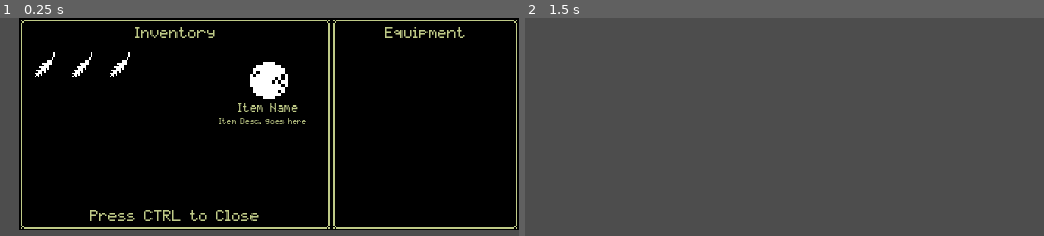
Above: before the commit, frames 1-2 (left to right).
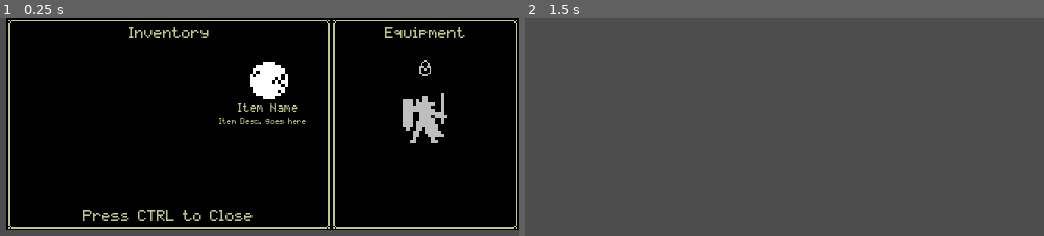
Above: after the commit, the same moments.

Repository: ChrisGlenn/tdaci
Game: Godot game, scene res://Scenes/UI/Inventory_Menu/inventory_menu.tscn
The game is run twice, just before and just after one commit, with the same random seed, the same clock (stepped at 60 frames per second) and the same inputs. This scene is started directly instead of the project's main scene.
Inputs:
- Up to frame 1 (0.25 s): no input
- Up to frame 2 (1.5 s): tap Enter at 0.5 s; hold Right (ci_RIGHT) 0.53-1.28 s; tap Space (ci_A) at 0.6 s; tap Escape (ci_START) at 1.25 s; hold Down (ci_DOWN) from 1.28 s (still down); tap Ctrl (ci_B) at 1.35 s

The runs differ from the first frame. In frame 1, 5.2% of the frame differs, in the area x 1-87%, y 0-98%; in frame 2, nothing differs.

Commit message:
10/11/2024 AFTERNOON

Diff:
--- a/Scenes/UI/Inventory_Menu/inventory_menu.tscn
+++ b/Scenes/UI/Inventory_Menu/inventory_menu.tscn
@@ -1,23 +1,24 @@
-[gd_scene load_steps=5 format=3 uid="uid://mwk84o4qjxq3"]
+[gd_scene load_steps=6 format=3 uid="uid://mwk84o4qjxq3"]
 
 [ext_resource type="PackedScene" uid="uid://cax0kv3jxjlwc" path="res://Scenes/UI/UI_NinePatch/ui_nine_patch.tscn" id="1_1ggch"]
 [ext_resource type="Script" path="res://Scenes/UI/Inventory_Menu/inventory_menu.gd" id="1_xig8d"]
 [ext_resource type="FontFile" uid="uid://dcbyalkyecj3i" path="res://Fonts/pixelmix.ttf" id="2_umbqu"]
 [ext_resource type="Texture2D" uid="uid://dk4epvxrkmvcs" path="res://Sprites/UI/Items.png" id="3_4xayl"]
+[ext_resource type="Texture2D" uid="uid://brkqbowc8vx1w" path="res://Sprites/UI/Equip_Avatar.png" id="5_dkith"]
 
 [node name="Inventory_Menu" type="CanvasLayer"]
 process_mode = 3
 script = ExtResource("1_xig8d")
 
 [node name="Inventory_Background" parent="." instance=ExtResource("1_1ggch")]
-offset_left = 192.0
+offset_left = 184.0
 offset_right = 392.0
 offset_bottom = 136.0
 
 [node name="INV_Title" type="Label" parent="Inventory_Background"]
 offset_left = 8.0
 offset_top = 5.0
-offset_right = 192.0
+offset_right = 200.0
 offset_bottom = 13.0
 theme_override_colors/font_color = Color(0.74902, 0.792157, 0.529412, 1)
 theme_override_fonts/font = ExtResource("2_umbqu")
@@ -26,7 +27,7 @@
 horizontal_alignment = 1
 
 [node name="Inspector_Sprite" type="Sprite2D" parent="Inventory_Background"]
-position = Vector2(144, 16)
+position = Vector2(152, 16)
 scale = Vector2(2, 2)
 texture = ExtResource("3_4xayl")
 centered = false
@@ -35,9 +36,9 @@
 frame = 256
 
 [node name="Inspector_Title" type="Label" parent="Inventory_Background"]
-offset_left = 132.0
+offset_left = 136.0
 offset_top = 54.0
-offset_right = 188.0
+offset_right = 200.0
 offset_bottom = 62.0
 theme_override_colors/font_color = Color(0.74902, 0.792157, 0.529412, 1)
 theme_override_fonts/font = ExtResource("2_umbqu")
@@ -46,9 +47,9 @@
 horizontal_alignment = 1
 
 [node name="Inspector_Desc" type="Label" parent="Inventory_Background"]
-offset_left = 128.0
+offset_left = 136.0
 offset_top = 64.0
-offset_right = 192.0
+offset_right = 200.0
 offset_bottom = 120.0
 theme_override_colors/font_color = Color(0.74902, 0.792157, 0.529412, 1)
 theme_override_fonts/font = ExtResource("2_umbqu")
@@ -59,7 +60,7 @@
 [node name="Press_Return" type="Label" parent="Inventory_Background"]
 offset_left = 8.0
 offset_top = 122.0
-offset_right = 192.0
+offset_right = 200.0
 offset_bottom = 130.0
 theme_override_colors/font_color = Color(0.74902, 0.792157, 0.529412, 1)
 theme_override_fonts/font = ExtResource("2_umbqu")
@@ -70,28 +71,164 @@
 [node name="Inventory_Slots" type="Node2D" parent="Inventory_Background"]
 
 [node name="Slot1" type="Sprite2D" parent="Inventory_Background/Inventory_Slots"]
-position = Vector2(8, 20)
-texture = ExtResource("3_4xayl")
-centered = false
-hframes = 20
-vframes = 13
-frame = 257
+position = Vector2(12, 20)
+texture = ExtResource("3_4xayl")
+centered = false
+hframes = 20
+vframes = 13
+frame = 259
 
 [node name="Slot2" type="Sprite2D" parent="Inventory_Background/Inventory_Slots"]
-position = Vector2(32, 20)
-texture = ExtResource("3_4xayl")
-centered = false
-hframes = 20
-vframes = 13
-frame = 257
+position = Vector2(36, 20)
+texture = ExtResource("3_4xayl")
+centered = false
+hframes = 20
+vframes = 13
+frame = 259
 
 [node name="Slot3" type="Sprite2D" parent="Inventory_Background/Inventory_Slots"]
-position = Vector2(56, 20)
-texture = ExtResource("3_4xayl")
-centered = false
-hframes = 20
-vframes = 13
-frame = 257
+position = Vector2(60, 20)
+texture = ExtResource("3_4xayl")
+centered = false
+hframes = 20
+vframes = 13
+frame = 259
+
+[node name="Slot4" type="Sprite2D" parent="Inventory_Background/Inventory_Slots"]
+position = Vector2(84, 20)
+texture = ExtResource("3_4xayl")
+centered = false
+hframes = 20
+vframes = 13
+frame = 259
+
+[node name="Slot5" type="Sprite2D" parent="Inventory_Background/Inventory_Slots"]
+position = Vector2(108, 20)
+texture = ExtResource("3_4xayl")
+centered = false
+hframes = 20
+vframes = 13
+frame = 259
+
+[node name="Slot6" type="Sprite2D" parent="Inventory_Background/Inventory_Slots"]
+position = Vector2(12, 44)
+texture = ExtResource("3_4xayl")
+centered = false
+hframes = 20
+vframes = 13
+frame = 259
+
+[node name="Slot7" type="Sprite2D" parent="Inventory_Background/Inventory_Slots"]
+position = Vector2(36, 44)
+texture = ExtResource("3_4xayl")
+centered = false
+hframes = 20
+vframes = 13
+frame = 259
+
+[node name="Slot8" type="Sprite2D" parent="Inventory_Background/Inventory_Slots"]
+position = Vector2(60, 44)
+texture = ExtResource("3_4xayl")
+centered = false
+hframes = 20
+vframes = 13
+frame = 259
+
+[node name="Slot9" type="Sprite2D" parent="Inventory_Background/Inventory_Slots"]
+position = Vector2(84, 44)
+texture = ExtResource("3_4xayl")
+centered = false
+hframes = 20
+vframes = 13
+frame = 259
+
+[node name="Slot10" type="Sprite2D" parent="Inventory_Background/Inventory_Slots"]
+position = Vector2(108, 44)
+texture = ExtResource("3_4xayl")
+centered = false
+hframes = 20
+vframes = 13
+frame = 259
+
+[node name="Slot11" type="Sprite2D" parent="Inventory_Background/Inventory_Slots"]
+position = Vector2(12, 68)
+texture = ExtResource("3_4xayl")
+centered = false
+hframes = 20
+vframes = 13
+frame = 259
+
+[node name="Slot12" type="Sprite2D" parent="Inventory_Background/Inventory_Slots"]
+position = Vector2(36, 68)
+texture = ExtResource("3_4xayl")
+centered = false
+hframes = 20
+vframes = 13
+frame = 259
+
+[node name="Slot13" type="Sprite2D" parent="Inventory_Background/Inventory_Slots"]
+position = Vector2(60, 68)
+texture = ExtResource("3_4xayl")
+centered = false
+hframes = 20
+vframes = 13
+frame = 259
+
+[node name="Slot14" type="Sprite2D" parent="Inventory_Background/Inventory_Slots"]
+position = Vector2(84, 68)
+texture = ExtResource("3_4xayl")
+centered = false
+hframes = 20
+vframes = 13
+frame = 259
+
+[node name="Slot15" type="Sprite2D" parent="Inventory_Background/Inventory_Slots"]
+position = Vector2(108, 68)
+texture = ExtResource("3_4xayl")
+centered = false
+hframes = 20
+vframes = 13
+frame = 259
+
+[node name="Slot16" type="Sprite2D" parent="Inventory_Background/Inventory_Slots"]
+position = Vector2(12, 92)
+texture = ExtResource("3_4xayl")
+centered = false
+hframes = 20
+vframes = 13
+frame = 259
+
+[node name="Slot17" type="Sprite2D" parent="Inventory_Background/Inventory_Slots"]
+position = Vector2(36, 92)
+texture = ExtResource("3_4xayl")
+centered = false
+hframes = 20
+vframes = 13
+frame = 259
+
+[node name="Slot18" type="Sprite2D" parent="Inventory_Background/Inventory_Slots"]
+position = Vector2(60, 92)
+texture = ExtResource("3_4xayl")
+centered = false
+hframes = 20
+vframes = 13
+frame = 259
+
+[node name="Slot19" type="Sprite2D" parent="Inventory_Background/Inventory_Slots"]
+position = Vector2(84, 92)
+texture = ExtResource("3_4xayl")
+centered = false
+hframes = 20
+vframes = 13
+frame = 259
+
+[node name="Slot20" type="Sprite2D" parent="Inventory_Background/Inventory_Slots"]
+position = Vector2(108, 92)
+texture = ExtResource("3_4xayl")
+centered = false
+hframes = 20
+vframes = 13
+frame = 259
 
 [node name="Inventory_Background2" parent="." instance=ExtResource("1_1ggch")]
 offset_left = 392.0
@@ -108,3 +245,20 @@
 theme_override_font_sizes/font_size = 8
 text = "Equipment"
 horizontal_alignment = 1
+
+[node name="Equip_Avatar" type="Sprite2D" parent="Inventory_Background2"]
+position = Vector2(44, 40)
+scale = Vector2(2, 2)
+texture = ExtResource("5_dkith")
+centered = false
+hframes = 3
+
+[node name="Equip_Slots" type="Node2D" parent="Inventory_Background2"]
+
+[node name="helmet_slot" type="Sprite2D" parent="Inventory_Background2/Equip_Slots"]
+position = Vector2(52, 20)
+texture = ExtResource("3_4xayl")
+centered = false
+hframes = 20
+vframes = 13
+frame = 41
--- /dev/null
+++ b/Scripts/Data/items.gd
@@ -0,0 +1,20 @@
+class_name Items
+
+const Items_DB : Dictionary = {
+    "meat" : {
+        "title" : "Cooked Meat",
+        "desc" : "A cooked leg from some kind of fowl. Restores some health.",
+        "type" : "CONSUMABLE",
+        "weight" : 0.2,
+        "value" : 2,
+        "frame" : 53
+    },
+    "health potion" : {
+        "title" : "Health Potion",
+        "desc" : "",
+        "type" : "CONSUMABLE",
+        "weight" : 0.5,
+        "value" : 20,
+        "frame" : 61
+    }
+}
--- a/Scripts/globals.gd
+++ b/Scripts/globals.gd
@@ -35,7 +35,7 @@
     "AC": 2,
     "WPN_DMG": 0,
     "WPN_PEN": 0,
-    "INV": [0,0,0,0,0,0,0,0,0,0,0,0,0,0,0,0,0,0,0,0,0,0,0,0,0],
+    "INV": ["meat"],
     "Spells": [],
     "Dead": false
 }
Binary file changed: Art/Equip_Avatar.aseprite
Binary file changed: Art/Items.aseprite
Binary file added: Art/REF/Narteland 2024-10-09-08-36.png
Binary file added: Art/REF/Peria 2024-10-09-08-33.png
Binary file added: Art/REF/Trieia 2024-10-09-08-35.png
Binary file added: Art/REF/map_test.png
Not shown, added: Notes/items.txt
Binary file changed: Sprites/UI/Equip_Avatar.png
Binary file changed: Sprites/UI/Items.png
Not shown, added: Notes/.items.txt.swp
